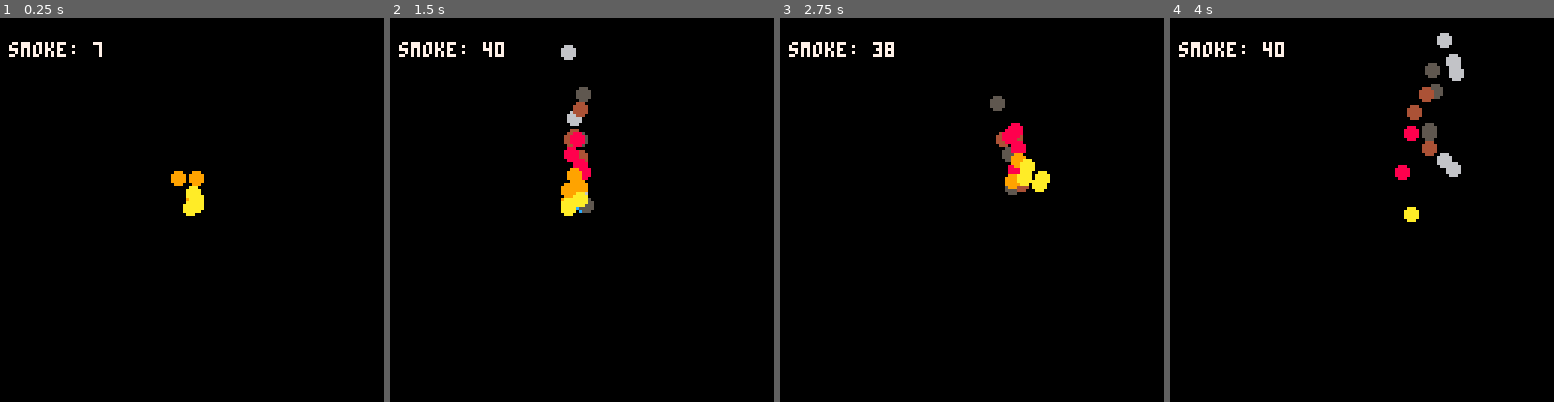
Above: before the commit, frames 1-4 (left to right).
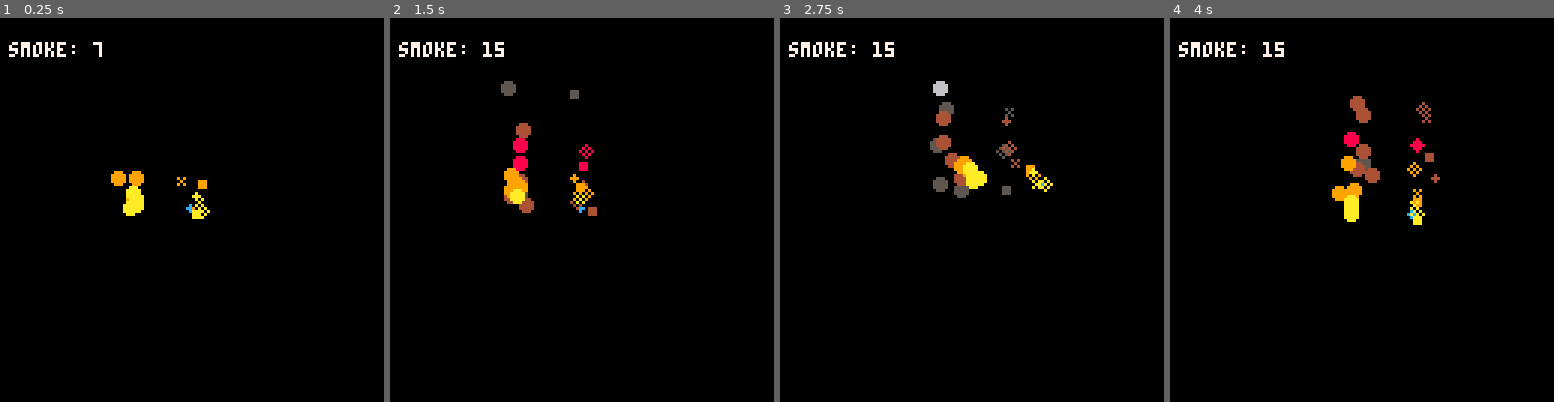
Above: after the commit, the same moments.

Repository: johndalton/tinyshmup
Game: PICO-8 cartridge smoke.p8
The game is run twice, just before and just after one commit, with the same random seed, the same clock (stepped at 60 frames per second) and the same inputs.
Inputs:
- Up to frame 1 (0.25 s): no input
- Up to frame 2 (1.5 s): no input
- Up to frame 3 (2.75 s): hold Right 1.6-2.1 s; hold Up 2.15-2.42 s; hold Right from 2.47 s (still down)
- Up to frame 4 (4 s): release Right at 3.03 s; hold Left 3.08-3.58 s; hold Down 3.63-3.97 s

The runs differ from the first frame. In frame 1, 1.1% of the frame differs, in the area x 28-55%, y 39-53%; in frame 2, 2.9%; in frame 3, 2.9%; in frame 4, 3.6%, in the area x 24-77%, y 3-54%.

Commit message:
Use sprites and palette swaps for more realistic smoke

Diff:
--- a/smoke.p8
+++ b/smoke.p8
@@ -31,7 +31,7 @@
 function update_smoke(s)
   s.age+=1
 
-  if s.age > 60
+  if s.age > 25
   then
     del(o.smoke, s)
   else
@@ -52,14 +52,20 @@
 
   foreach(o.smoke, update_smoke)
 
-  if #o.smoke<40 and rnd(10)>1
+  if #o.smoke<15 and rnd(10)>1
   then
     add(o.smoke, make_smoke(o))
   end
 end
 
 function draw_smoke(s)
-  circfill(s.x,s.y,2,s.colour)
+  -- pick a random smoke sprite
+  ss=15+s.age%5
+  pal(15,s.colour)
+  spr(ss,s.x,s.y)
+
+  -- for comparison
+  circfill(s.x-20,s.y,2,s.colour)
 end
 
 function _draw()
@@ -71,19 +77,19 @@
 
 
 __gfx__
-00000000000000000000000000000000000000000000000000000000000000000000000000000000000000000000000000000000000000000000000000000000
-00000000000000000000000000000000000000000000000000000000000000000000000000000000000000000000000000000000000000000000000000000000
-00700700000000000000000000000000000000000000000000000000000000000000000000000000000000000000000000000000000000000000000000000000
+00000000ff0000000000000000000000000000000000000000000000000000000000000000000000000000000000000000000000000000000000000000000000
+00000000fff000000000000000000000000000000000000000000000000000000000000000000000000000000000000000000000000000000000000000000000
+007007000f0000000000000000000000000000000000000000000000000000000000000000000000000000000000000000000000000000000000000000000000
 00077000000000000000000000000000000000000000000000000000000000000000000000000000000000000000000000000000000000000000000000000000
 00077000000000000000000000000000000000000000000000000000000000000000000000000000000000000000000000000000000000000000000000000000
 00700700000000000000000000000000000000000000000000000000000000000000000000000000000000000000000000000000000000000000000000000000
 00000000000000000000000000000000000000000000000000000000000000000000000000000000000000000000000000000000000000000000000000000000
 00000000000000000000000000000000000000000000000000000000000000000000000000000000000000000000000000000000000000000000000000000000
-00000000000000000000000000000000000000000000000000000000000000000000000000000000000000000000000000000000000000000000000000000000
-00000000000000000000000000000000000000000000000000000000000000000000000000000000000000000000000000000000000000000000000000000000
-00000000000000000000000000000000000000000000000000000000000000000000000000000000000000000000000000000000000000000000000000000000
-00000000000000000000000000000000000000000000000000000000000000000000000000000000000000000000000000000000000000000000000000000000
-00000000000000000000000000000000000000000000000000000000000000000000000000000000000000000000000000000000000000000000000000000000
+0000000000f00000f0f000000f0000000f0000000000000000000000000000000000000000000000000000000000000000000000000000000000000000000000
+0fff00000f0f00000f000000fff00000000f00000000000000000000000000000000000000000000000000000000000000000000000000000000000000000000
+0fff0000f0f0f000f0f000000f0000000f0000000000000000000000000000000000000000000000000000000000000000000000000000000000000000000000
+0fff00000f0f00000000000000000000000000000000000000000000000000000000000000000000000000000000000000000000000000000000000000000000
+0000000000f000000000000000000000000000000000000000000000000000000000000000000000000000000000000000000000000000000000000000000000
 00000000000000000000000000000000000000000000000000000000000000000000000000000000000000000000000000000000000000000000000000000000
 00000000000000000000000000000000000000000000000000000000000000000000000000000000000000000000000000000000000000000000000000000000
 00000000000000000000000000000000000000000000000000000000000000000000000000000000000000000000000000000000000000000000000000000000
